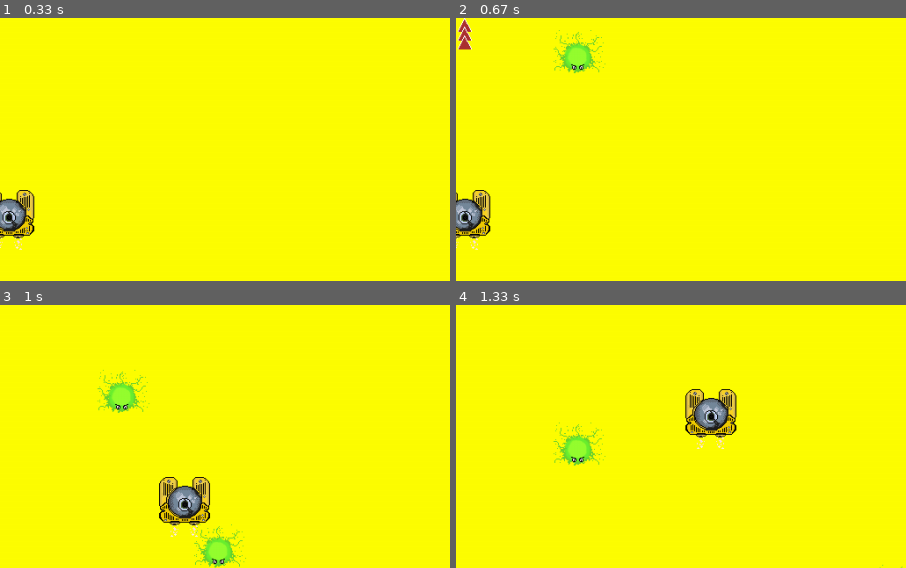
Above: before the commit, frames 1-4 (two rows, left to right).
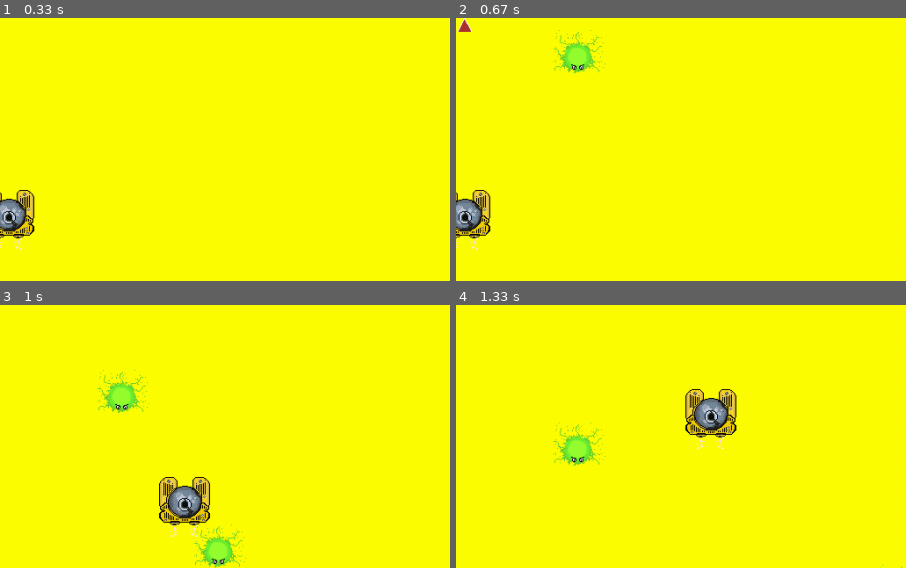
Above: after the commit, the same moments.

Repository: minhduc9699/PhamMinhDuc-pygame
Game: pygame game, started from main.py
The game is run twice, just before and just after one commit, with the same random seed, the same clock (stepped at 60 frames per second) and the same inputs.
Inputs:
- Up to frame 1 (0.33 s): no input
- Up to frame 2 (0.67 s): tap X at 0.33 s
- Up to frame 3 (1 s): hold Right from 0.67 s (still down)
- Up to frame 4 (1.33 s): release Right at 1.13 s; hold Up from 1.17 s (still down)
The pictures show only the part of the screen within x 0-50%, y 11-61%; the shares and areas given below are measured in that part.

Frame 1 is identical in both runs. In frame 2, 0.2% of the frame differs, in the area x 0-4%, y 3-13%; in frame 3, nothing differs; in frame 4, nothing differs.

Commit message:
update hw

Diff:
--- a/players/player.py
+++ b/players/player.py
@@ -9,6 +9,8 @@
         GameObjects.__init__(self, x, y)
         self.image = pygame.image.load('images/player/player1.png')
         self.input_manager = input_manager
+        self.last_shot = pygame.time.get_ticks()
+        self.cooldown = 200
 
     def update(self):
         if self.input_manager.right_pressed:
@@ -21,4 +23,7 @@
             self.y += 10
 
         if self.input_manager.x_pressed:
-            recycle(Bullet, self.x, self.y - 25)
+            now = pygame.time.get_ticks()
+            if now - self.last_shot >= self.cooldown:
+                self.last_shot = now
+                recycle(Bullet, self.x, self.y - 25)
